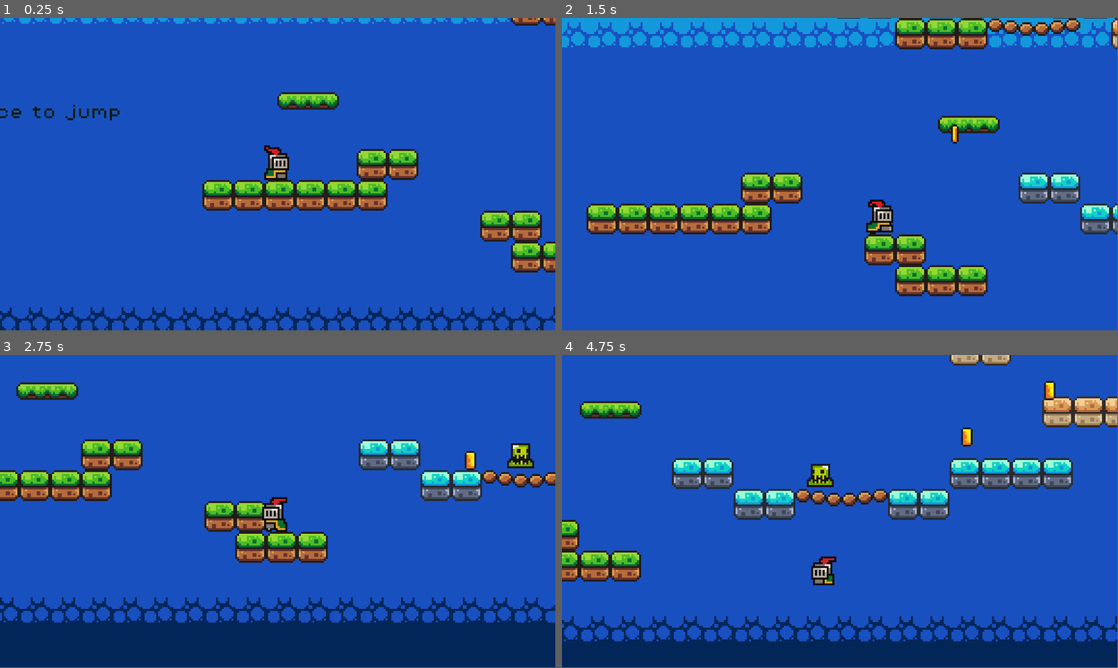
Above: before the commit, frames 1-4 (two rows, left to right).
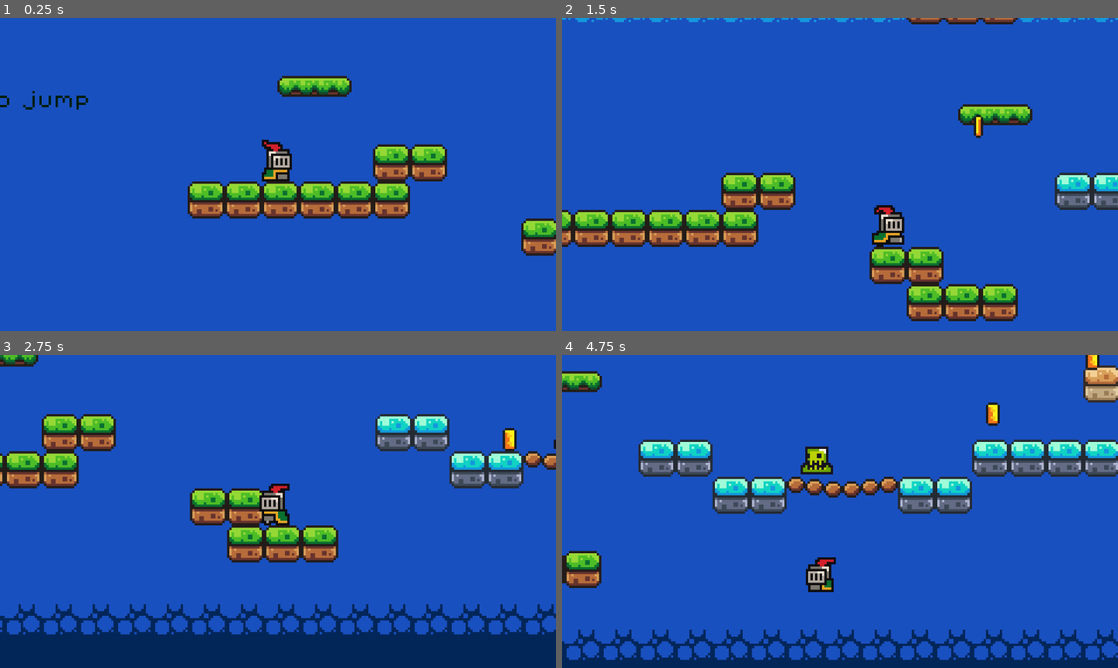
Above: after the commit, the same moments.

Repository: DarFang/GodotFirstGame
Game: Godot game, scene res://scenes/game.tscn
Same seed, same stepped clock (60 frames per second), same inputs: the game is played once before the commit and once after it.
Inputs:
- Up to frame 1 (0.25 s): no input
- Up to frame 2 (1.5 s): hold D (move_right) from 0.53 s (still down); tap Space (jump) at 0.77 s
- Up to frame 3 (2.75 s): tap Space (jump) at 1.52 s; release D (move_right) at 2.03 s; hold A (move_left) from 2.03 s (still down)
- Up to frame 4 (4.75 s): release A (move_left) at 2.78 s; hold D (move_right) 2.78-4.28 s; tap Space (jump) at 3.02, 3.77, 4.52 s; hold A (move_left) from 4.28 s (still down)
In our replay, the window is 799x449 before the commit and 800x450 after it. These sizes can differ from the game's own. Grey fills any space a smaller window leaves; there, only what the larger window draws over its background counts as a difference.

The runs differ from the first frame. In frame 1, 14% of the frame differs, in the area x 0-100%, y 0-100%; in frame 2, 22%; in frame 3, 22%; in frame 4, 24%, in the area x 0-100%, y 0-98%.

Commit message:
Update project.godot

Diff:
--- a/project.godot
+++ b/project.godot
@@ -18,6 +18,12 @@
 [autoload]
 
 Music="*res://scenes/music.tscn"
+
+[display]
+
+window/size/viewport_width=960
+window/size/viewport_height=540
+window/stretch/mode="viewport"
 
 [input]
 
